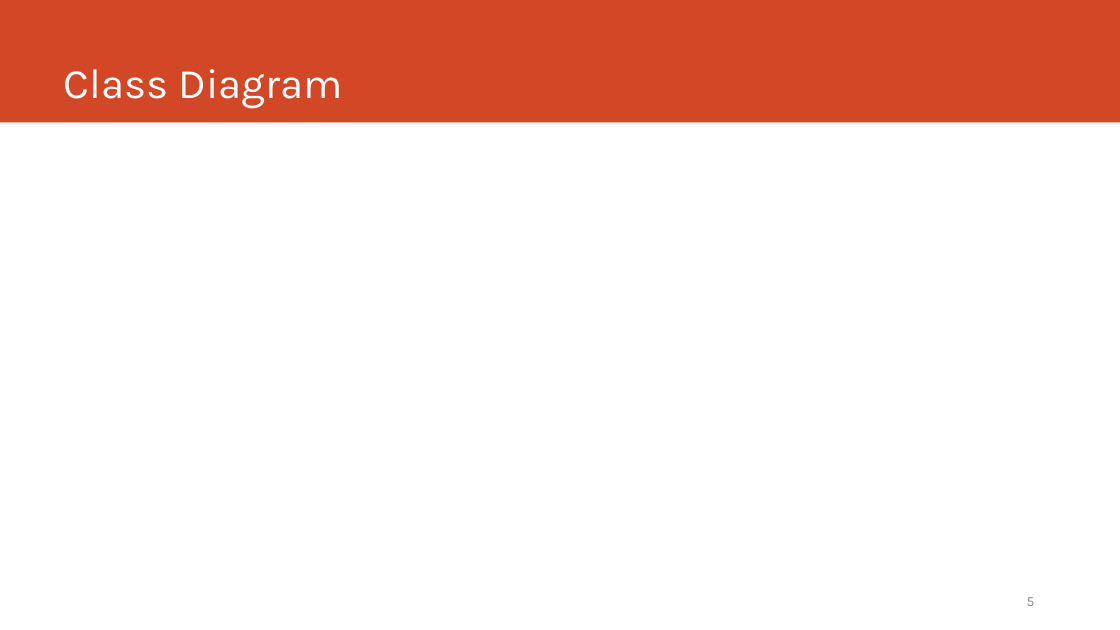
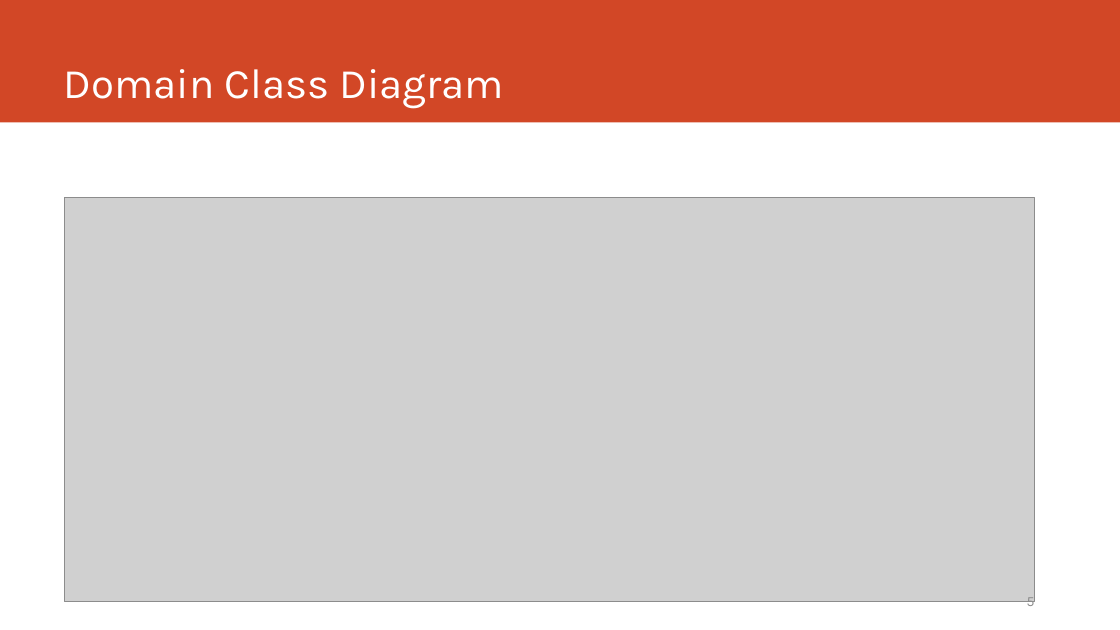
Before and after one commit to hoangvudp/TheCoffeeShop, a slide deck: slide 5 of The Coffee Shop.pptx. Drawn at 1120x630 pixels with LibreOffice and Linux fonts; fonts in the diff are those of the drawing; grey boxes stand for pictures. Boxes give left, top, right and bottom in pixels: in the first picture for what was removed or moved away, otherwise in the second. Text is boxed around its words. In the diff, an @@ line names an element or a change of style, - is before the commit and + after.

Commit message:
Update diagrams

```diff
--- a/The Coffee Shop.pptx
+++ b/The Coffee Shop.pptx
@@ title at (x1=64, y1=69, x2=504, y2=109): text changed @@
-Class Diagram
+Domain Class Diagram
@@ picture added at (x1=64, y1=197, x2=1034, y2=602) @@
```
Also in this commit, not shown: 3 other slides changed, 4 other files.
